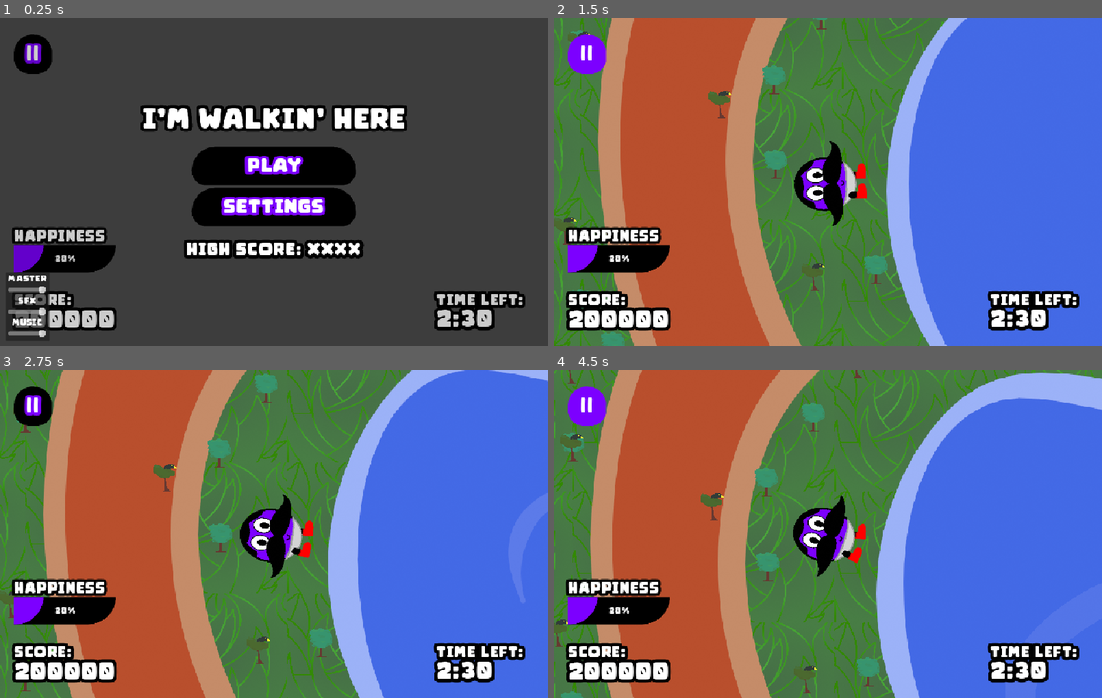
Above: before the commit, frames 1-4 (two rows, left to right).
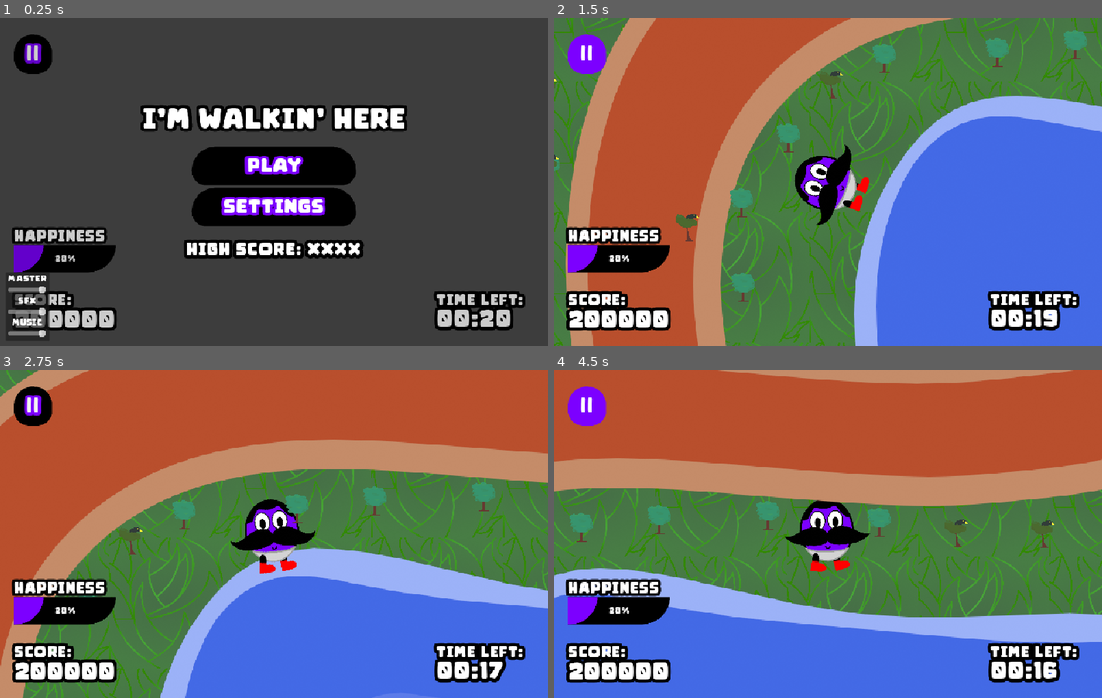
Above: after the commit, the same moments.

Repository: HyperGameDev/im-walking-here
Game: Godot game, scene res://scenes/main_scene.tscn
Two runs of this game, one before a commit and one after it. Both use one fixed random seed, a clock stepped at 60 frames per second and the inputs below.
Inputs (mouse positions are in pixels of both pictures, inside the frame that each line leads up to):
- Up to frame 1 (0.25 s): no input
- Up to frame 2 (1.5 s): click "PLAY" at 0.5 s; click "||" at 1.25 s
- Up to frame 3 (2.75 s): click (164, 465) at 2.02 s
- Up to frame 4 (4.5 s): click "||" at 2.75 s; click (718, 491) at 3.52 s; click "||" at 4.25 s

The runs differ from the first frame. In frame 1, 0.5% of the frame differs, in the area x 79-94%, y 88-96%; in frame 2, 43%; in frame 3, 72%; in frame 4, 77%, in the area x 0-100%, y 0-100%.

Commit message:
UI updates (Timing)

Diff:
--- a/scenes/ui.tscn
+++ b/scenes/ui.tscn
@@ -1,8 +1,10 @@
-[gd_scene load_steps=2 format=3 uid="uid://cunrypxt2sd2t"]
+[gd_scene load_steps=3 format=3 uid="uid://cunrypxt2sd2t"]
 
 [ext_resource type="Theme" uid="uid://dfirkxaumd5y0" path="res://ui/ui_theme_1.tres" id="1_nt7q6"]
+[ext_resource type="Script" uid="uid://bo8nrrqw2vxtt" path="res://scripts/ui.gd" id="1_x4jx1"]
 
 [node name="UI" type="CanvasLayer"]
+script = ExtResource("1_x4jx1")
 
 [node name="Container_Left" type="MarginContainer" parent="."]
 anchors_preset = 9
@@ -29,13 +31,15 @@
 [node name="VBox_Top_UI" type="VBoxContainer" parent="Container_Left/VSplitContainer"]
 layout_mode = 2
 
-[node name="Label_Happiness2" type="Label" parent="Container_Left/VSplitContainer/VBox_Top_UI"]
+[node name="Label_Happiness" type="Label" parent="Container_Left/VSplitContainer/VBox_Top_UI"]
 layout_mode = 2
 theme = ExtResource("1_nt7q6")
 theme_override_font_sizes/font_size = 27
 text = "Happiness"
 
 [node name="Progress_Happiness" type="ProgressBar" parent="Container_Left/VSplitContainer/VBox_Top_UI"]
+unique_name_in_owner = true
+process_mode = 4
 custom_minimum_size = Vector2(0, 50)
 layout_mode = 2
 theme = ExtResource("1_nt7q6")
@@ -53,6 +57,8 @@
 text = "SCORE:"
 
 [node name="Label_Score_Value" type="Label" parent="Container_Left/VSplitContainer/VBox_Top_UI"]
+unique_name_in_owner = true
+process_mode = 4
 layout_mode = 2
 theme = ExtResource("1_nt7q6")
 theme_override_font_sizes/font_size = 42
@@ -86,6 +92,8 @@
 text = "TIME LEFT:"
 
 [node name="Label_Time_Value" type="Label" parent="Container_Right/VBox_Bottom_UI"]
+unique_name_in_owner = true
+process_mode = 4
 layout_mode = 2
 theme = ExtResource("1_nt7q6")
 theme_override_font_sizes/font_size = 42
--- a/scripts/audio_manager.gd
+++ b/scripts/audio_manager.gd
@@ -12,11 +12,15 @@
 
 
 func play_menu() -> void:
+	if OS.is_debug_build():
+		return
 	menu_song.play()
 	game_song.stop()
 
 
 func play_game() -> void:
+	if OS.is_debug_build():
+		return
 	game_song.play()
 	menu_song.stop()
 
--- a/scripts/path.gd
+++ b/scripts/path.gd
@@ -1,6 +1,13 @@
-extends Path2D
+class_name Path extends Path2D
+
+static var ref: Path2D
+
+var round_length: float = 20.
 
 @onready var player: PathFollow2D = $Player
+
+func _init() -> void:
+	ref = self
 
 func _ready() -> void:
 	Main_Menu.ref.update_menu_state.connect(_on_update_menu_state)
@@ -12,4 +19,5 @@
 func begin_walking() -> void:
 	print("is walking()")
 	var tween: Tween = create_tween()
-	tween.tween_property(player,"progress_ratio",1.0,180.0)
+	tween.parallel().tween_property(player,"progress_ratio",1.0,round_length)
+	tween.parallel().tween_property(self,"round_length",0.,round_length)
--- /dev/null
+++ b/scripts/ui.gd
@@ -0,0 +1,18 @@
+class_name UI extends CanvasLayer
+
+static var ref: CanvasLayer
+
+@onready var progress_happiness: ProgressBar = %Progress_Happiness
+@onready var label_score: Label = %Label_Score_Value
+@onready var label_time: Label = %Label_Time_Value
+
+func _init() -> void:
+	ref = self
+
+func _process(delta: float) -> void:
+	if Path.ref.round_length > 0.:
+		var minutes = int(Path.ref.round_length) / 60
+		var seconds = int(Path.ref.round_length) % 60
+		label_time.text = "%02d:%02d" % [minutes, seconds]
+	else:
+		GameManager.finish_round()
Not shown, added: scripts/ui.gd.uid
